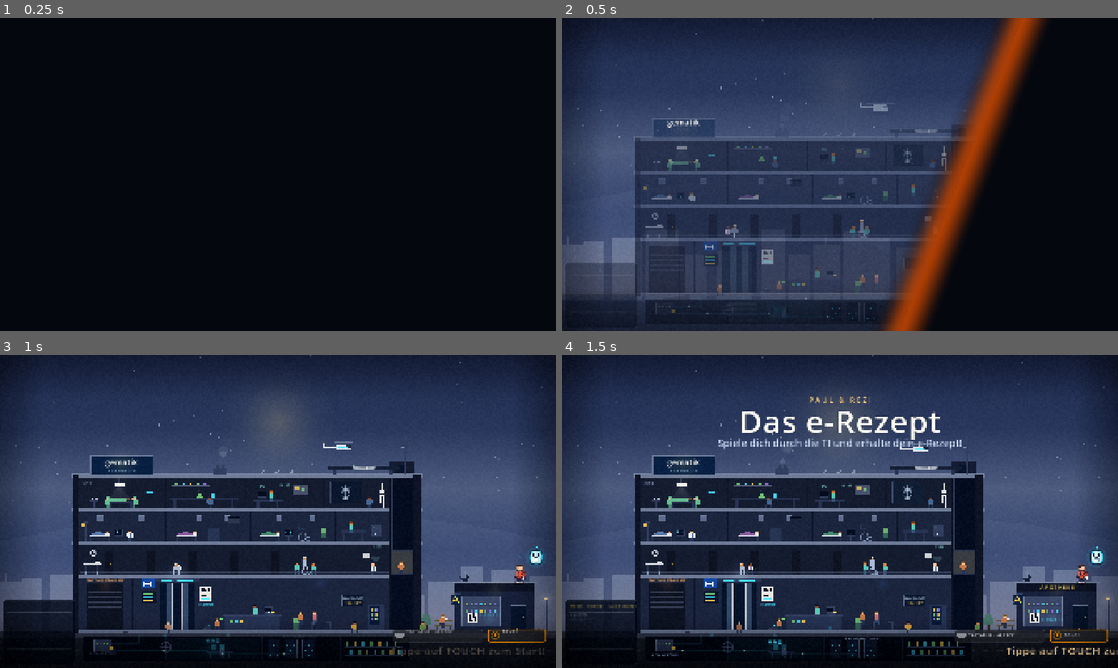
Above: before the commit, frames 1-4 (two rows, left to right).
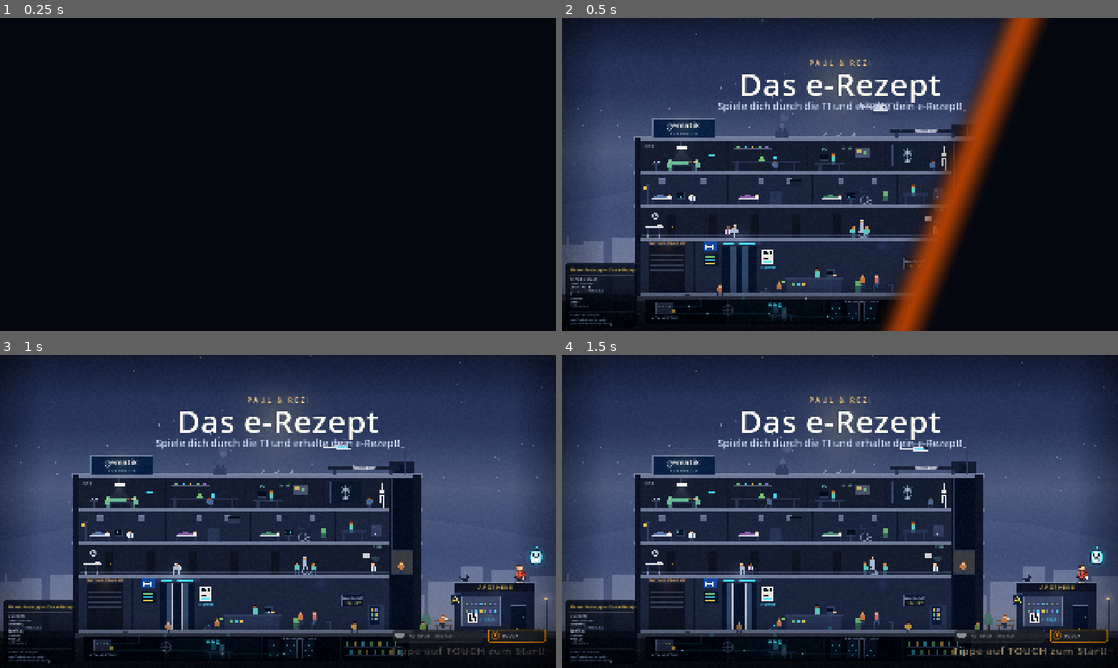
Above: after the commit, the same moments.

Repository: Arantir01010/erezept-jump-and-run
Game: Godot game, scene res://scenes/Main.tscn
Two runs of this game, one before a commit and one after it. Both use one fixed random seed, a clock stepped at 60 frames per second and the inputs below.
Inputs (mouse positions are in pixels of both pictures, inside the frame that each line leads up to):
- Up to frame 1 (0.25 s): no input
- Up to frame 2 (0.5 s): no input
- Up to frame 3 (1 s): tap Enter at 0.5 s; move the mouse to (400, 495) at 0.52 s; hold Right (move_right) from 0.53 s (still down); tap E (action) at 0.6 s; click (400, 495) at 0.67 s
- Up to frame 4 (1.5 s): release Right (move_right) at 1.25 s; drag from (728, 527) to (812, 574) at 1.27 s

Frame 1 is identical in both runs. In frame 2, 26% of the frame differs, in the area x 0-73%, y 13-100%; in frame 3, 2.3%; in frame 4, 0.8%.

Commit message:
Entrance nach Wanduhr statt Tween, Hauptmenü ohne Entrance
Im Browser-Tab im Hintergrund stockt die Bildschleife; Tween-gesteuerte
Einblendungen ließen Kopfzeilen und Tafel sekundenlang unsichtbar. Die
Entrance läuft jetzt über tz und springt bei stockenden Frames an ihren Platz;
das Hauptmenü zeigt seine Kopfzeilen sofort.

Co-Authored-By: Claude Fable 5.1 <noreply@anthropic.com>

Diff:
--- a/godot/src/ui/Title.gd
+++ b/godot/src/ui/Title.gd
@@ -45,6 +45,7 @@
 func _init() -> void:
 	sperre = 0.6
 	weiter_text = ""
+	entrance = false     # das Menü hat seine eigene Choreografie, Kopfzeilen sofort da
 
 
 func _build() -> void:
--- a/godot/src/ui/Vignette.gd
+++ b/godot/src/ui/Vignette.gd
@@ -55,6 +55,8 @@
 var _story_h := 0.0
 var _story_last := -1
 var _story_reveal := 1.0
+var _entrance_items: Array = []     # [label, zielposition, zielalpha, verzögerung]
+var _entrance_active := false
 static var _fonts := {}
 
 
@@ -149,6 +151,7 @@
 	tz = maxf(0.0, t - _anchor)
 	if weiter:
 		weiter.modulate.a = 0.0 if tz < sperre else 0.65 + 0.35 * sin(tz * 4.0)
+	_entrance_tick()
 	_tick(delta)
 	_story_tick()
 	leben.queue_redraw()
@@ -363,7 +366,9 @@
 
 ## Beim Öffnen: Schilder und Überschriften gleiten von oben ein (gestaffelt),
 ## Bühne, Leuchten und Leben blenden auf. Zeilen mit Alpha 0 (Rufe, Erzählband)
-## steuern die Unterklassen selbst — die bleiben unangetastet.
+## steuern die Unterklassen selbst — die bleiben unangetastet. Läuft nach der
+## Wanduhr (tz), nicht über Tweens: stockt die Bildschleife (Browser-Tab im
+## Hintergrund, Shader-Aufbau), springt alles einfach an seinen Platz.
 func _entrance() -> void:
 	var i := 0
 	for n in textlayer.get_children():
@@ -372,19 +377,37 @@
 		var l := n as Label
 		if l == weiter or l.modulate.a <= 0.0:
 			continue
-		var ziel := l.position
-		var ta := l.modulate.a
-		l.position = ziel + Vector2(0, -5.0 * S)
+		_entrance_items.append([l, l.position, l.modulate.a, 0.10 + i * 0.045])
+		l.position += Vector2(0, -5.0 * S)
 		l.modulate.a = 0.0
-		var tw := create_tween()
-		tw.tween_interval(0.10 + i * 0.045)
-		tw.tween_property(l, "position", ziel, 0.5).set_trans(Tween.TRANS_CUBIC).set_ease(Tween.EASE_OUT)
-		tw.parallel().tween_property(l, "modulate:a", ta, 0.35)
 		i += 1
 	for cv in [statik, glow, leben]:
 		cv.modulate.a = 0.0
-		var tw2 := create_tween()
-		tw2.tween_property(cv, "modulate:a", 1.0, 0.65).set_trans(Tween.TRANS_SINE).set_ease(Tween.EASE_OUT)
+	_entrance_active = true
+
+
+func _entrance_tick() -> void:
+	if not _entrance_active:
+		return
+	var fertig := true
+	var ka := clampf(tz / 0.65, 0.0, 1.0)
+	for cv in [statik, glow, leben]:
+		cv.modulate.a = sin(ka * PI * 0.5)
+	if ka < 1.0:
+		fertig = false
+	for it in _entrance_items:
+		var l: Label = it[0]
+		if not is_instance_valid(l):
+			continue
+		var k := clampf((tz - float(it[3])) / 0.5, 0.0, 1.0)
+		var e := 1.0 - pow(1.0 - k, 3.0)
+		l.position = (it[1] as Vector2) + Vector2(0, -5.0 * S * (1.0 - e))
+		l.modulate.a = float(it[2]) * clampf(k * 1.4, 0.0, 1.0)
+		if k < 1.0:
+			fertig = false
+	if fertig:
+		_entrance_active = false
+		_entrance_items.clear()
 
 
 # ------------------------------------------------------------------ Kulisse
